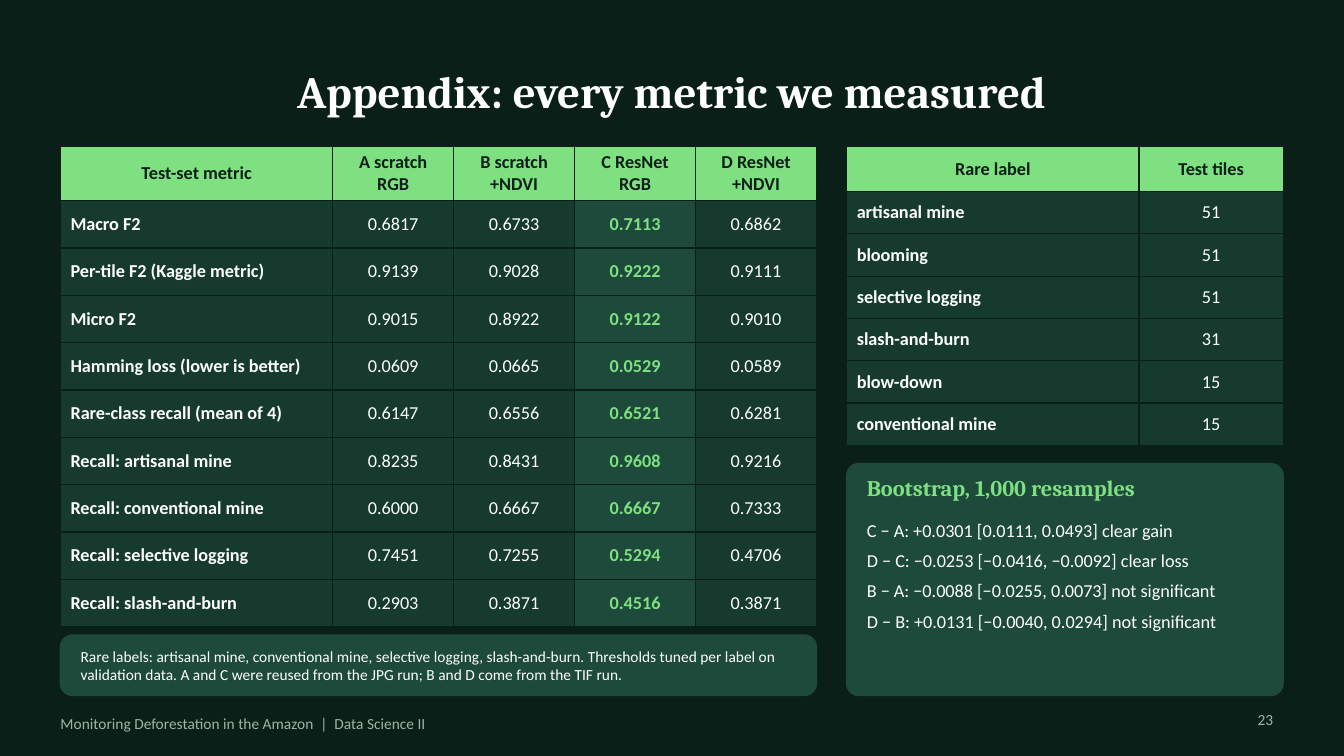
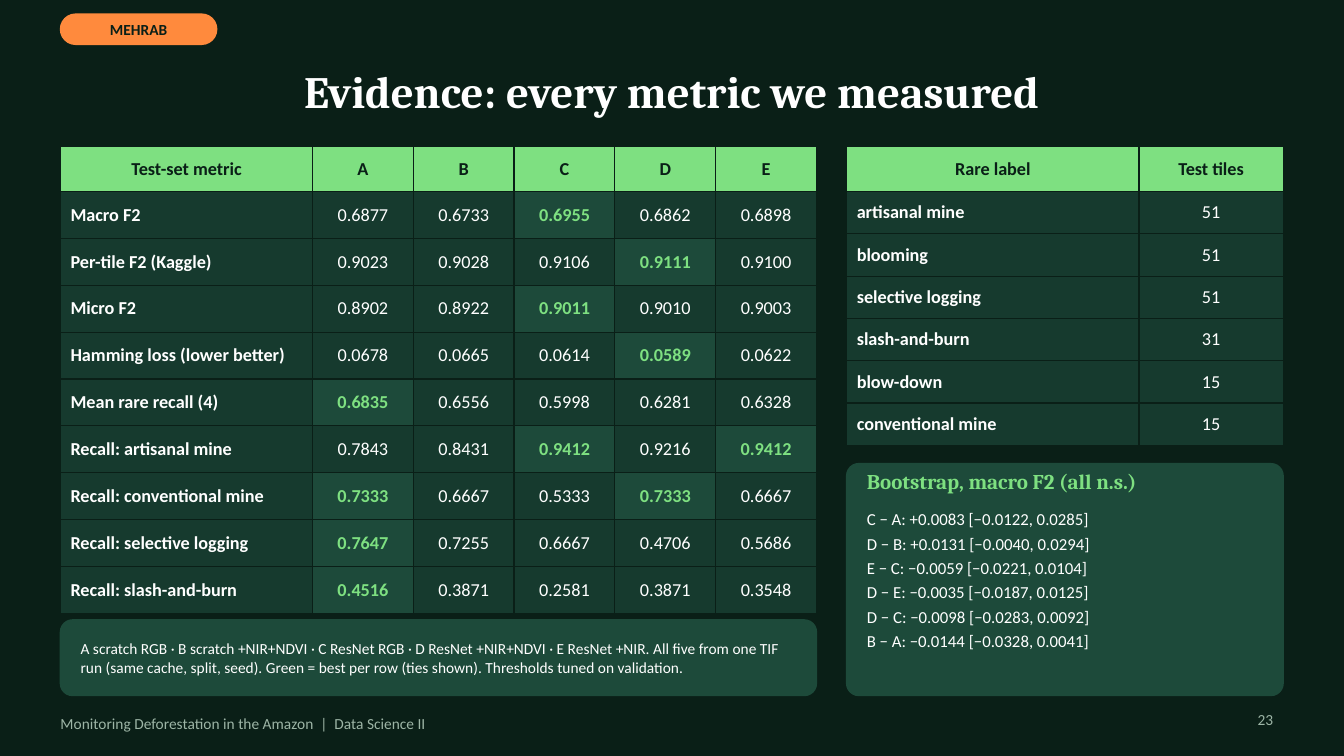
Before and after one commit to MehrabAzan/Amazon-Deforestation, a slide deck: slide 23 of Amazon_Deforestation_DeepLearning.pptx. Drawn at 1344x756 pixels with LibreOffice and Linux fonts; fonts in the diff are those of the drawing. Boxes give left, top, right and bottom in pixels: in the first picture for what was removed or moved away, otherwise in the second. Text is boxed around its words. In the diff, an @@ line names an element or a change of style, - is before the commit and + after.

```diff
--- a/Amazon_Deforestation_DeepLearning.pptx
+++ b/Amazon_Deforestation_DeepLearning.pptx
@@ rounded rectangle added at <box>60,14,217,44</box>, fill #FF8A3D, outline #FF8A3D 1 pt @@
@@ text added at <box>110,25,167,35</box>, 11 pt, text #0A1F17, bold @@
+MEHRAB
@@ text at <box>304,77,1039,118</box>: text changed @@
-Appendix: every metric we measured
+Evidence: every metric we measured
@@ table at <box>60,146,817,600</box> @@
-column 1: Test-set metric | Macro F2 | Per-tile F2 (Kaggle metric) | Micro F2 | Hamming loss (lower is better) | Rare-class recall (mean of 4) | Recall: artisanal mine | Recall: conventional mine | Recall: selective logging | Recall: slash-and-burn
-column 2: A scratch RGB | 0.6817 | 0.9139 | 0.9015 | 0.0609 | 0.6147 | 0.8235 | 0.6000 | 0.7451 | 0.2903
-column 3: B scratch +NDVI | 0.6733 | 0.9028 | 0.8922 | 0.0665 | 0.6556 | 0.8431 | 0.6667 | 0.7255 | 0.3871
-column 4: C ResNet RGB | 0.7113 | 0.9222 | 0.9122 | 0.0529 | 0.6521 | 0.9608 | 0.6667 | 0.5294 | 0.4516
-column 5: D ResNet +NDVI | 0.6862 | 0.9111 | 0.9010 | 0.0589 | 0.6281 | 0.9216 | 0.7333 | 0.4706 | 0.3871
+column 1: Test-set metric | Macro F2 | Per-tile F2 (Kaggle) | Micro F2 | Hamming loss (lower better) | Mean rare recall (4) | Recall: artisanal mine | Recall: conventional mine | Recall: selective logging | Recall: slash-and-burn
+column 2: A | 0.6877 | 0.9023 | 0.8902 | 0.0678 | 0.6835 | 0.7843 | 0.7333 | 0.7647 | 0.4516
+column 3: B | 0.6733 | 0.9028 | 0.8922 | 0.0665 | 0.6556 | 0.8431 | 0.6667 | 0.7255 | 0.3871
+column 4: C | 0.6955 | 0.9106 | 0.9011 | 0.0614 | 0.5998 | 0.9412 | 0.5333 | 0.6667 | 0.2581
+column 5: D | 0.6862 | 0.9111 | 0.9010 | 0.0589 | 0.6281 | 0.9216 | 0.7333 | 0.4706 | 0.3871
+column 6: E | 0.6898 | 0.9100 | 0.9003 | 0.0622 | 0.6328 | 0.9412 | 0.6667 | 0.5686 | 0.3548
@@ text at <box>867,474,1136,494</box>: text changed; size 16 to 15 pt @@
-Bootstrap, 1,000 resamples
+Bootstrap, macro F2 (all n.s.)
@@ text at <box>867,513,1090,650</box>: text changed; size 13 to 12 pt @@
-C − A: +0.0301 [0.0111, 0.0493] clear gain
-D − C: −0.0253 [−0.0416, −0.0092] clear loss
-B − A: −0.0088 [−0.0255, 0.0073] not significant
-D − B: +0.0131 [−0.0040, 0.0294] not significant
+C − A: +0.0083 [−0.0122, 0.0285]
+D − B: +0.0131 [−0.0040, 0.0294]
+E − C: −0.0059 [−0.0221, 0.0104]
+D − E: −0.0035 [−0.0187, 0.0125]
+D − C: −0.0098 [−0.0283, 0.0092]
+B − A: −0.0144 [−0.0328, 0.0041]
@@ rounded rectangle: place and size @@
-rounded rectangle at <box>60,635,817,696</box>
+rounded rectangle at <box>60,620,817,696</box>
@@ rounded rectangle at <box>60,620,817,696</box>: proportions changed @@
@@ text removed at <box>81,651,775,682</box> @@
-Rare labels: artisanal mine, conventional mine, selective logging, slash-and-burn. Thresholds tuned per label on validation data. A and C were reused from the JPG run; B and D come from the TIF run.
@@ text added at <box>81,643,778,676</box>, 11 pt, text #FFFFFF @@
+A scratch RGB · B scratch +NIR+NDVI · C ResNet RGB · D ResNet +NIR+NDVI · E ResNet +NIR. All five from one TIF run (same cache, split, seed). Green = best per row (ties shown). Thresholds tuned on validation.
```
Also in this commit, not shown: 23 other slides changed, 1 slide added, 1 slide removed.
